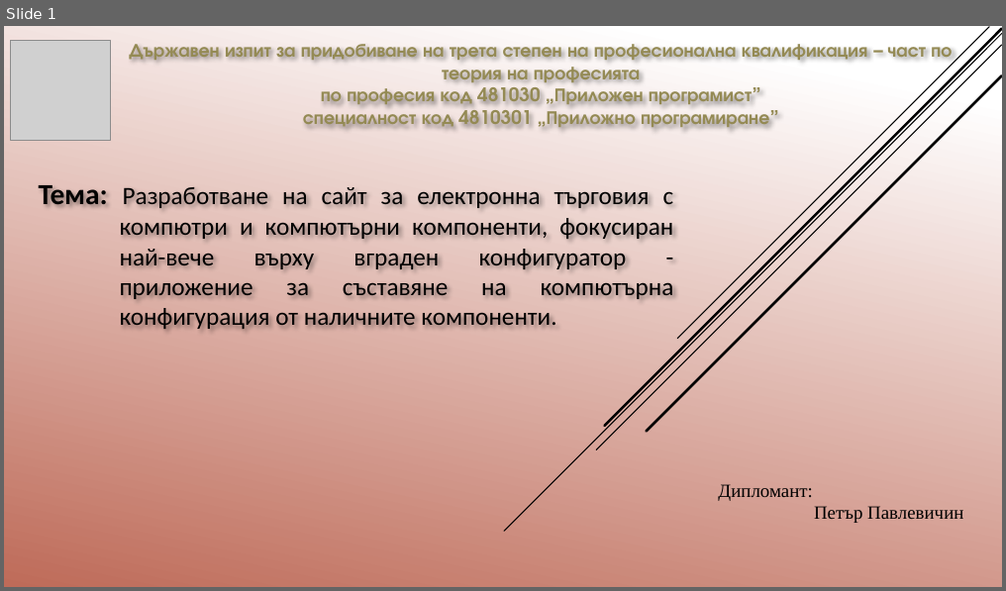
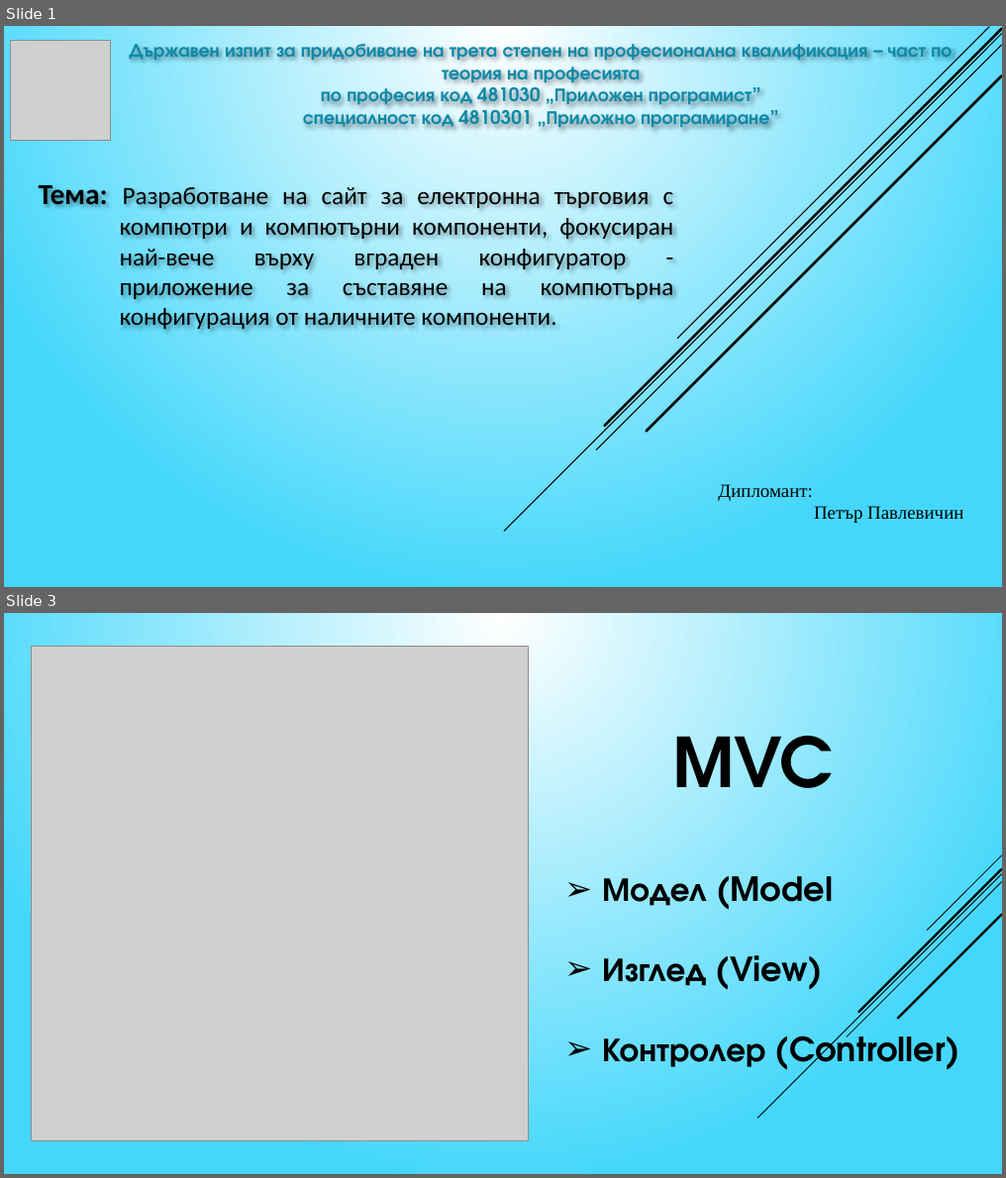
Before and after one commit to pgee-dzi2024/Theme_07, a slide deck: 07 Петър Павлевичин/Защита теория.pptx. Shown one above the other, each under a label of ours: slide 1 before the commit, slides 1 and 3 after it; the slides between them are not shown. The pictures are 1006x591 and 1006x1178 pixels, drawn with LibreOffice and Linux fonts; fonts in the diff are those of the drawing; grey boxes stand for pictures. Boxes give left, top, right and bottom in pixels: in the first picture for what was removed or moved away, otherwise in the second. Text is boxed around its words. In the diff, an @@ line names an element or a change of style, - is before the commit and + after.

```diff
--- a/07 Петър Павлевичин/Защита теория.pptx
+++ b/07 Петър Павлевичин/Защита теория.pptx
@@ slide 3 added at <box>4,613,1002,1174</box>, background gradient #FFFFFF to #45D7FB @@
@@ picture added at <box>32,646,528,1142</box> @@
@@ text added at <box>672,712,833,788</box>, 66 pt, text #000000, bold @@
+MVC
@@ text added at <box>602,876,959,1076</box>, 32 pt, text #000000, bold @@
+➢ Модел (Model
+➢ Изглед (View)
+➢ Контролер (Controller)
@@ group added at <box>757,856,1002,1118</box>: 5 lines @@
@@ slide 1 changed as well @@
@@ background gradient #FFFFFF to #C26A56 to gradient #FFFFFF to #45D7FB @@
@@ text "Държавен изпит за придобиване на ..." at <box>129,39,951,130</box>: text colour #948A54 to #0D89A8 @@
```
Also in this commit, not shown: 4 other slides changed, 4 other slides added, 5 slides removed, 4 other files.
